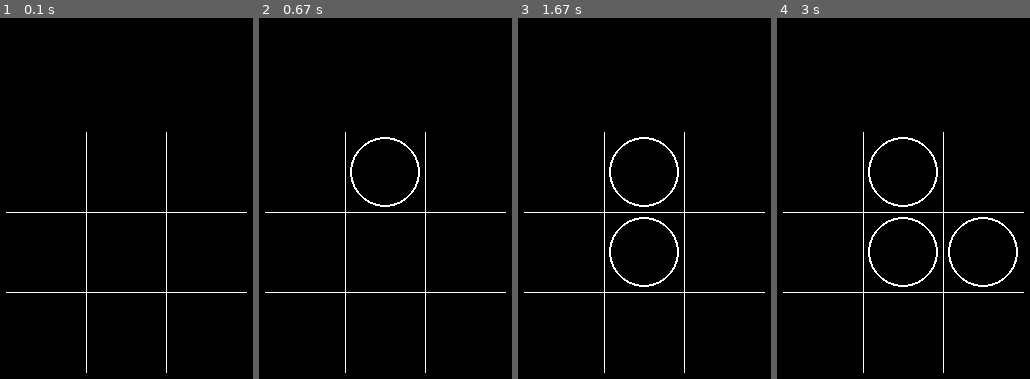
Above: before the commit, frames 1-4 (left to right).
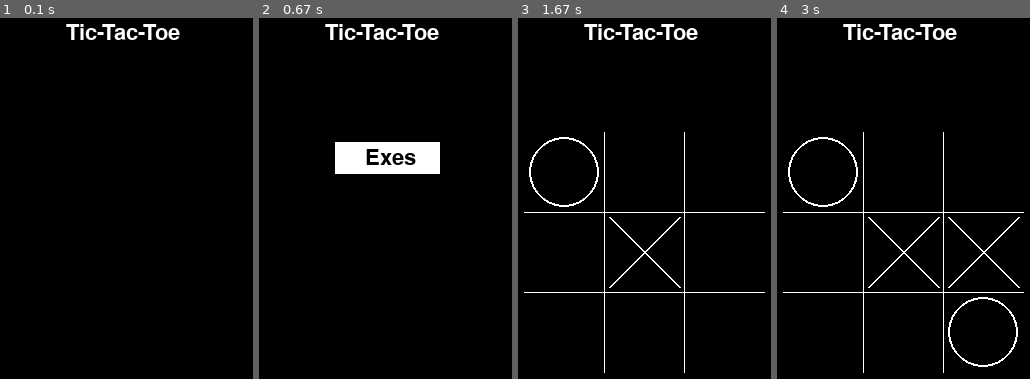
Above: after the commit, the same moments.

Repository: IamGary24/PygameCreations
Game: pygame game, started from TicTacToe/tictactoe.py
Two runs of this game, one before a commit and one after it. Both use one fixed random seed, a clock stepped at 60 frames per second and the inputs below.
Inputs (mouse positions are in pixels of both pictures, inside the frame that each line leads up to):
- Up to frame 1 (0.1 s): no input
- Up to frame 2 (0.67 s): click (388, 158) at 0.38 s
- Up to frame 3 (1.67 s): click (664, 241) at 1.33 s; move the mouse to (717, 227) at 1.63 s
- Up to frame 4 (3 s): click (976, 227) at 1.92 s

The runs differ from the first frame. In frame 1, 2.0% of the frame differs, in the area x 2-98%, y 1-99%; in frame 2, 5.3%; in frame 3, 2.6%; in frame 4, 3.7%.

Commit message:
now tracks both players and tracks victory of both players

Diff:
--- a/TicTacToe/tictactoe.py
+++ b/TicTacToe/tictactoe.py
@@ -6,15 +6,14 @@
 """
 import pygame
 import drawboard
+import menu
+import computer
 import numpy
 
+BLACK = (0,0,0)
+WHITE = (255,255,255)
 
 def main():
-
-
-    #fonts and text
-    fontsize = 32
-    font = pygame.font.Font(None, fontsize)
 
     #screen and containers
     size = (640,400)
@@ -24,13 +23,48 @@
     clock = pygame.time.Clock()
     pygame.display.set_caption("Tic-Tac-Toe")
 
+    #-- initial menu draw --
+    gameMenu = menu.Menu(screen)
+    gameMenu.draw()
+
+    #-- MENU --
+    doneInMenu = False
+    donePlaying = False
+    circlesContainer = pygame.Rect(270, 100, 105, gameMenu.fontsize)
+    exesContainer = pygame.Rect(270, 150, 105, gameMenu.fontsize)
+    quitContainer = pygame.Rect(270, 200, 105, gameMenu.fontsize)
+    menuContainer = pygame.Rect(250, 90, 200, 200)
+    while not doneInMenu:
+        for event in pygame.event.get():
+            if event.type == pygame.QUIT:
+                doneInMenu, donePlaying = True, True
+            if event.type == pygame.MOUSEBUTTONDOWN:
+                if quitContainer.collidepoint(event.pos):
+                    screen.fill(WHITE, quitContainer)
+                    gameMenu.textRender("Quit", (300, 205), BLACK)
+                    doneInMenu, donePlaying = True, True
+                if circlesContainer.collidepoint(event.pos):
+                    screen.fill(WHITE, circlesContainer)
+                    humanToken = "circles"
+                    computerToken = "exes"
+                    gameMenu.textRender("Circles", (285, 105), BLACK)
+                    doneInMenu = True
+                    pygame.time.wait(1000) #in ms
+                if exesContainer.collidepoint(event.pos):
+                    screen.fill(WHITE, exesContainer)
+                    humanToken = "exes"
+                    computerToken = "circles"
+                    gameMenu.textRender("Exes", (300, 155), BLACK)
+                    doneInMenu = True
+                    pygame.time.wait(1000) #in ms
+        screen.fill(BLACK, menuContainer)
 
     #-- initial board draw --
     gameBoard = drawboard.DrawBoard(screen)
     gameBoard.draw()
 
     #-- use the initialized gameboard to provide containers
-    boardContainers = numpy.zeros((3,3), dtype= pygame.Rect)
+    boardContainers = numpy.zeros((3,3), dtype=pygame.Rect)
     print("board containers: ", boardContainers)
     rectWallSize = 40 #our tiles are 80x80 and we have the pos for the center
     #initialize our array holding the containers for the board
@@ -40,17 +74,33 @@
             boardContainers[i][j] = pygame.Rect(x-rectWallSize, y-rectWallSize, x+rectWallSize, y+rectWallSize)
     print("new board containers: ", boardContainers)
 
-    #-- MENU --
-    doneInMenu = False
-    while not doneInMenu:
-        doneInMenu = True
-
+    #-- initialize our AI --
+    theComputerPlayer = computer.Computer(computerToken)
 
     #-- GAME --
-    donePlaying = False
-    player = "human"
-    token = "circles"
+    #exes go first
+    if humanToken == "exes":
+        playerTurn = True
+    else:
+        playerTurn = False
     while not donePlaying:
+
+        if playerTurn:
+            player = "human"
+        else:
+            player = "computer"
+
+        update = False #whether or not the board updates
+
+        if player == "computer":
+            print(player, computerToken, gameBoard.victoryTiles)
+            gameBoard.victoryTiles, boardContainerIndex = theComputerPlayer.turn(gameBoard.victoryTiles)
+            print("index to play", boardContainerIndex)
+            i,j = boardContainerIndex
+            gameBoard.update(boardContainers[i][j], computerToken)
+            gameBoard.victoryTracker(boardContainerIndex, player, computerToken)
+            playerTurn = True
+
         for event in pygame.event.get():
             if event.type == pygame.QUIT:
                 donePlaying = True
@@ -61,16 +111,11 @@
                         if boardContainers[i][j].collidepoint(event.pos):
                             activeContainer = boardContainers[i][j] #denote this container as the active one
                             coords = i,j
-                gameBoard.update(activeContainer, token)
-                gameBoard.victoryTracker(coords,player,token)
-
-
-
-
-
-
-
-
+                            update = True
+                if update:
+                    gameBoard.update(activeContainer, humanToken)
+                    gameBoard.victoryTracker(coords,player,humanToken)
+                    playerTurn = False
 
 if __name__ == '__main__':
     pygame.init()
